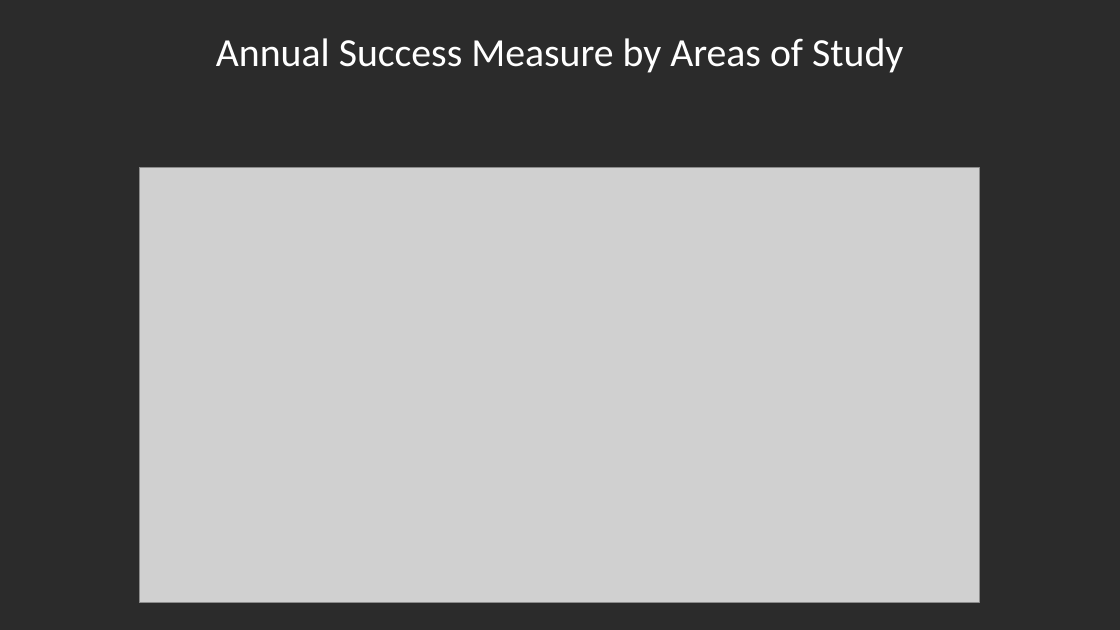
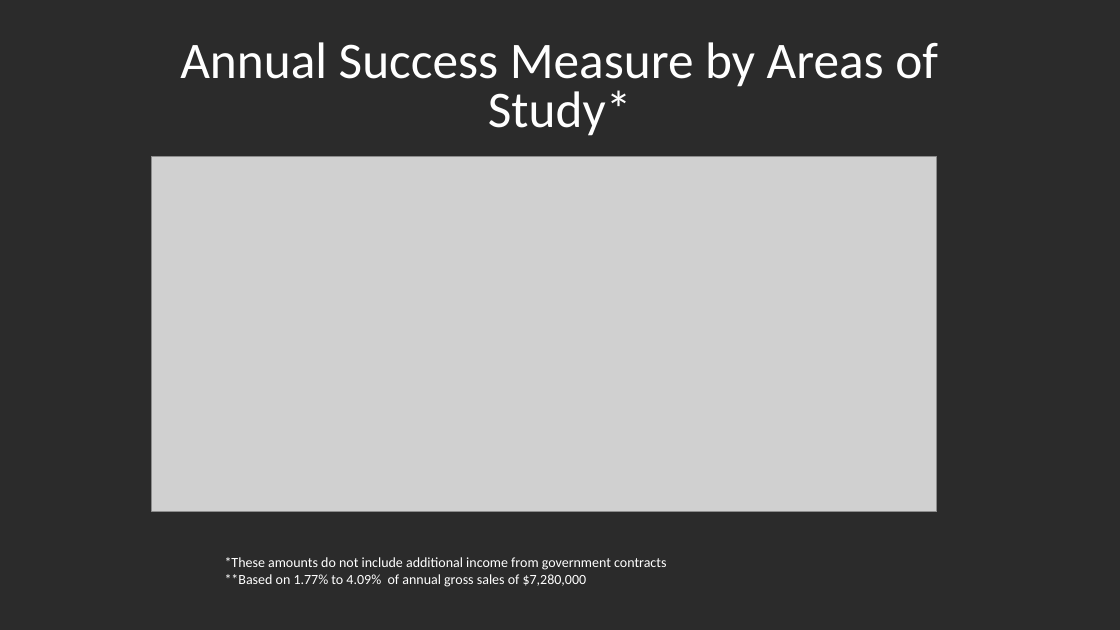
Before and after one commit to KimSmith22/newProject, a slide deck: slide 20 of collection/NumberOneCareerTrainingPitch.ppt. Drawn at 1120x630 pixels with LibreOffice and Linux fonts; fonts in the diff are those of the drawing; grey boxes stand for pictures; background and template pictures are left out; a plain dark background stands for a picture behind light text. Boxes give left, top, right and bottom in pixels: in the first picture for what was removed or moved away, otherwise in the second. Text is boxed around its words. In the diff, an @@ line names an element or a change of style, - is before the commit and + after.

```diff
--- a/collection/NumberOneCareerTrainingPitch.ppt
+++ b/collection/NumberOneCareerTrainingPitch.ppt
@@ text at [180,42,938,136]: text changed; size 34.1 to 44 pt @@
-Annual Success Measure by Areas of Study
+Annual Success Measure by Areas of Study*
@@ picture: place and size @@
-picture at [139,167,979,602]
+picture at [152,157,937,512]
@@ text added at [225,557,666,587], 12 pt, text #FFFFFF @@
+*These amounts do not include additional income from government contracts
+**Based on 1.77% to 4.09% of annual gross sales of $7,280,000
```
Also in this commit, not shown: 1 other slide changed, 4 slides added, 9 other files.
